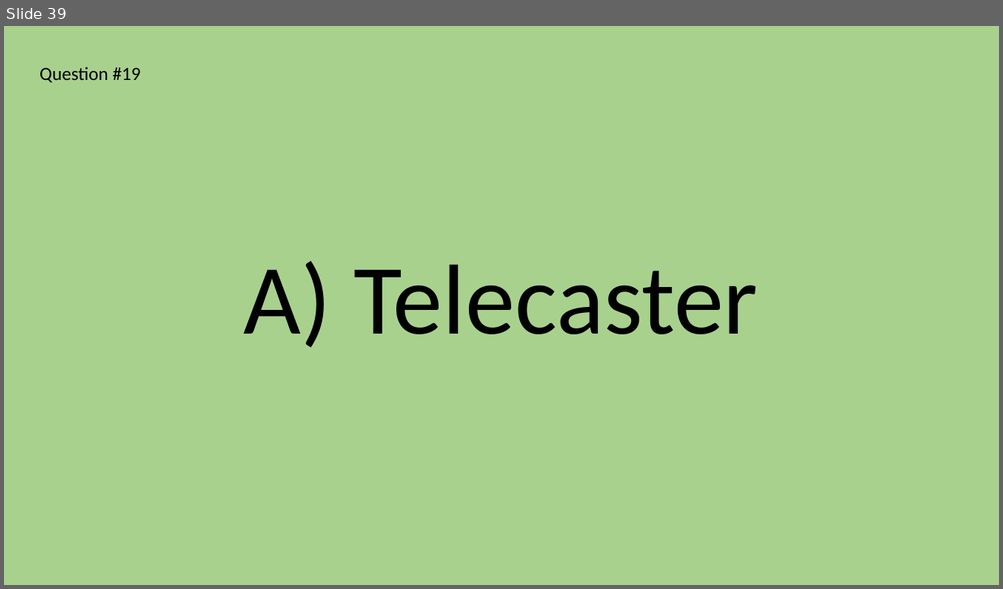
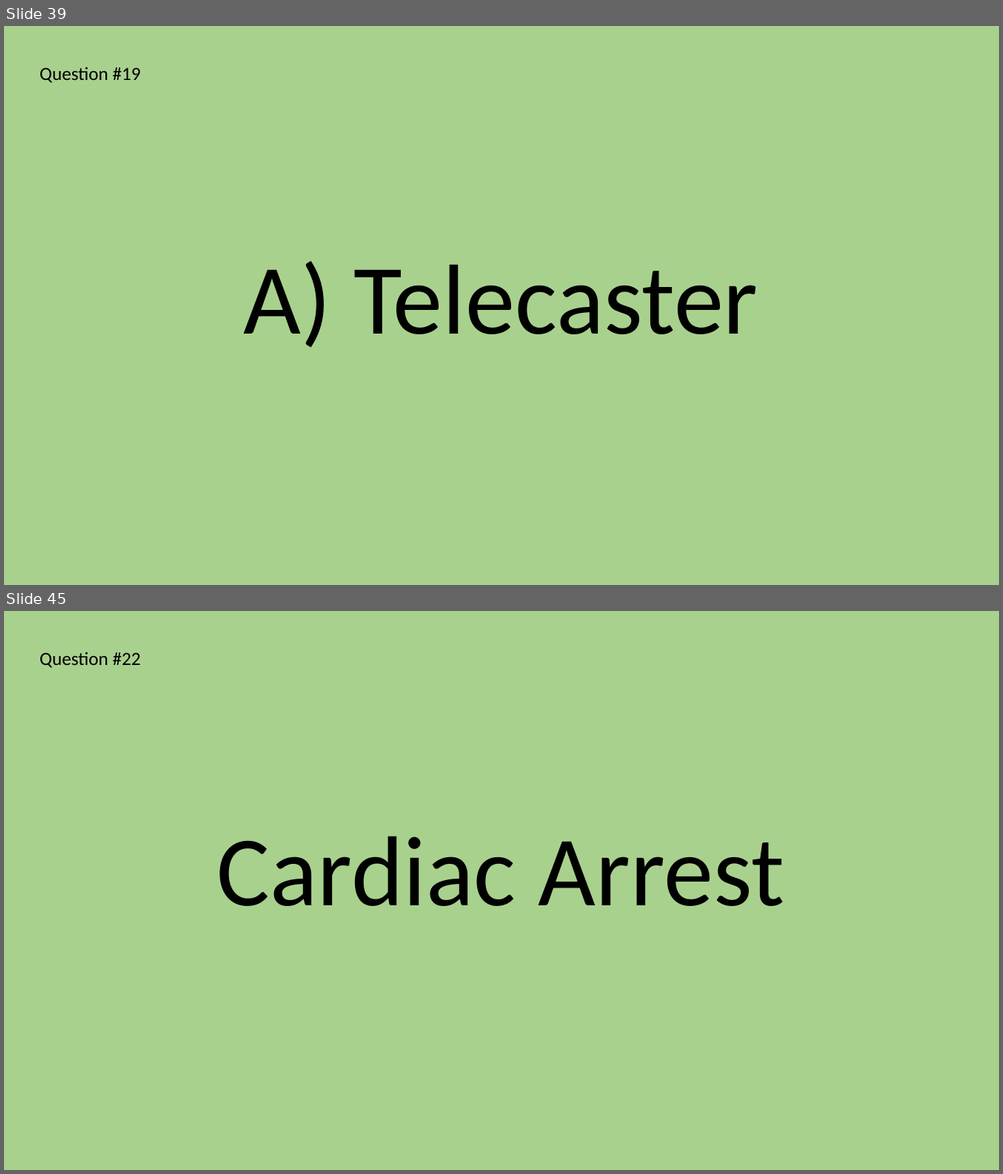
Before and after one commit to abartoha/quiz, a slide deck: MegaQuiz/MegaQuizFinal.pptx. Shown one above the other, each under a label of ours: slide 39 before the commit, slides 39 and 45 after it; the slides between them are not shown. The pictures are 1003x589 and 1003x1174 pixels, drawn with LibreOffice and Linux fonts; fonts in the diff are those of the drawing. Boxes give left, top, right and bottom in pixels: in the first picture for what was removed or moved away, otherwise in the second. Text is boxed around its words. In the diff, an @@ line names an element or a change of style, - is before the commit and + after.

```diff
--- a/MegaQuiz/MegaQuizFinal.pptx
+++ b/MegaQuiz/MegaQuizFinal.pptx
@@ slide 45 added at (x1=4, y1=611, x2=999, y2=1170), background #A9D18E @@
@@ text added at (x1=40, y1=652, x2=141, y2=668), 18 pt, text #000000 @@
+Question #22
@@ text added at (x1=217, y1=836, x2=784, y2=906), 96 pt, text #000000 @@
+Cardiac Arrest
```
Also in this commit, not shown: 6 slides changed, 3 other slides added, 2 slides removed.
